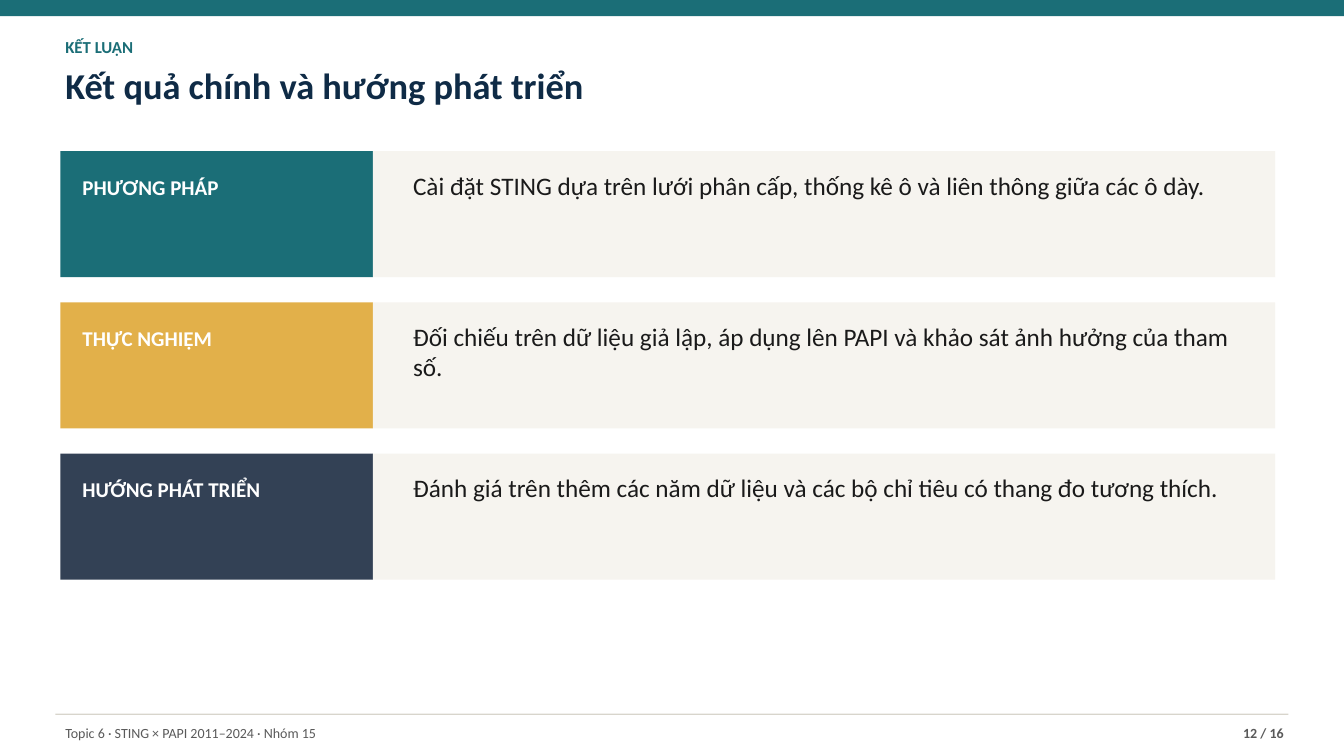
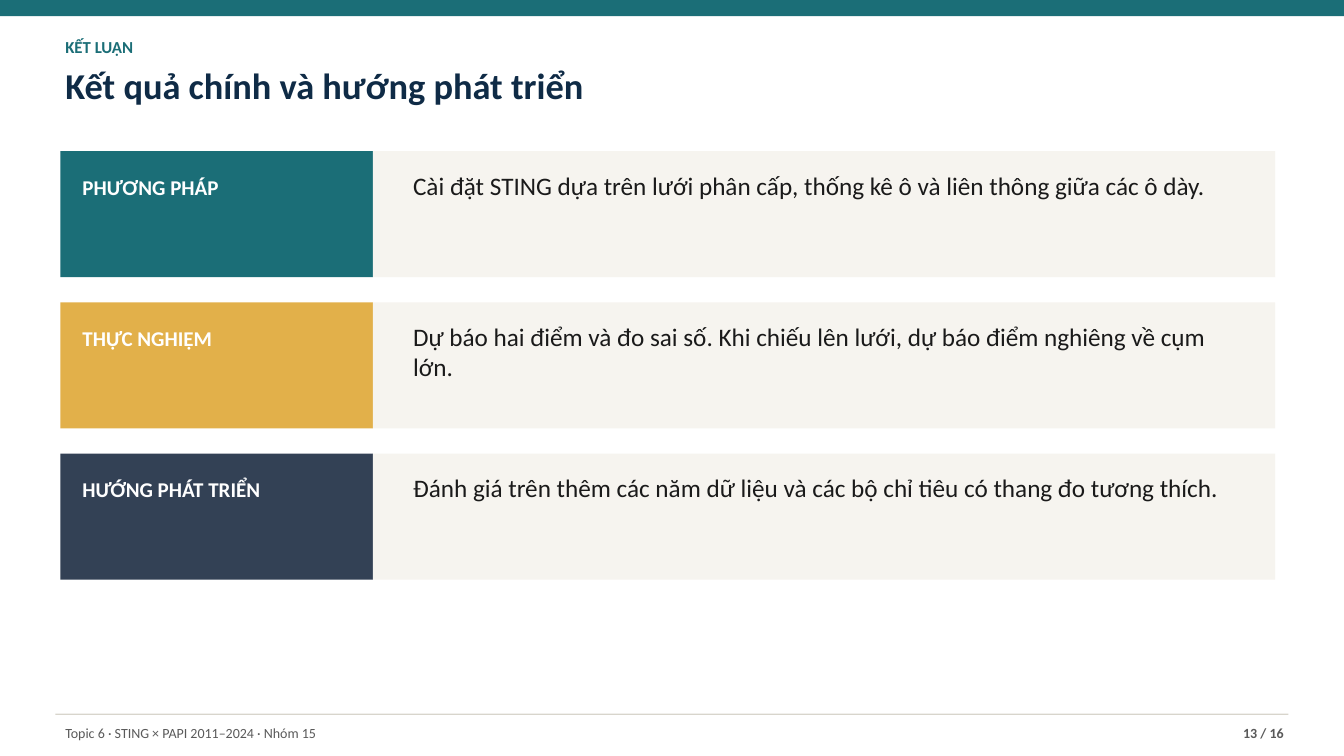
Before and after one commit to JasonTM17/Grid_Based_Sociology, a slide deck: slide 13 of slides/final.pptx (slide 12 before the commit). Drawn at 1344x756 pixels with LibreOffice and Linux fonts; fonts in the diff are those of the drawing. Boxes give left, top, right and bottom in pixels: in the first picture for what was removed or moved away, otherwise in the second. Text is boxed around its words. In the diff, an @@ line names an element or a change of style, - is before the commit and + after.

Commit message:
feat(papi): audit grid assignments and refresh submission artifacts

```diff
--- a/slides/final.pptx
+++ b/slides/final.pptx
@@ text at (x1=413, y1=326, x2=1205, y2=376): text changed @@
-Đối chiếu trên dữ liệu giả lập, áp dụng lên PAPI và khảo sát ảnh hưởng của tham số.
+Dự báo hai điểm và đo sai số. Khi chiếu lên lưới, dự báo điểm nghiêng về cụm lớn.
```
Also in this commit, not shown: 5 other slides changed, 3 slides added, 3 slides removed, 43 other files.
